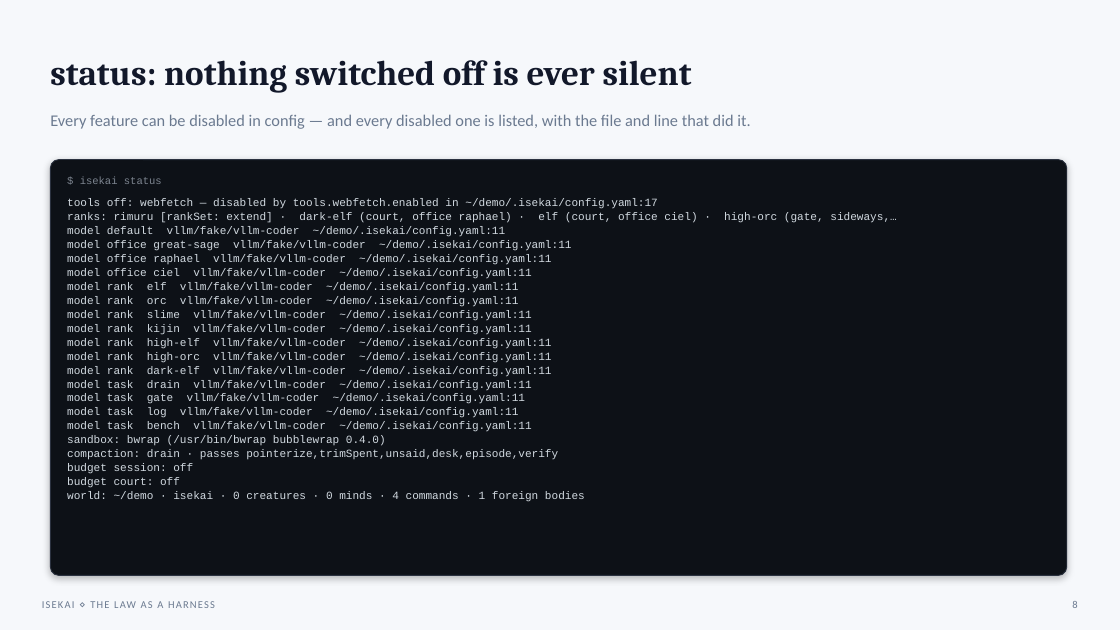
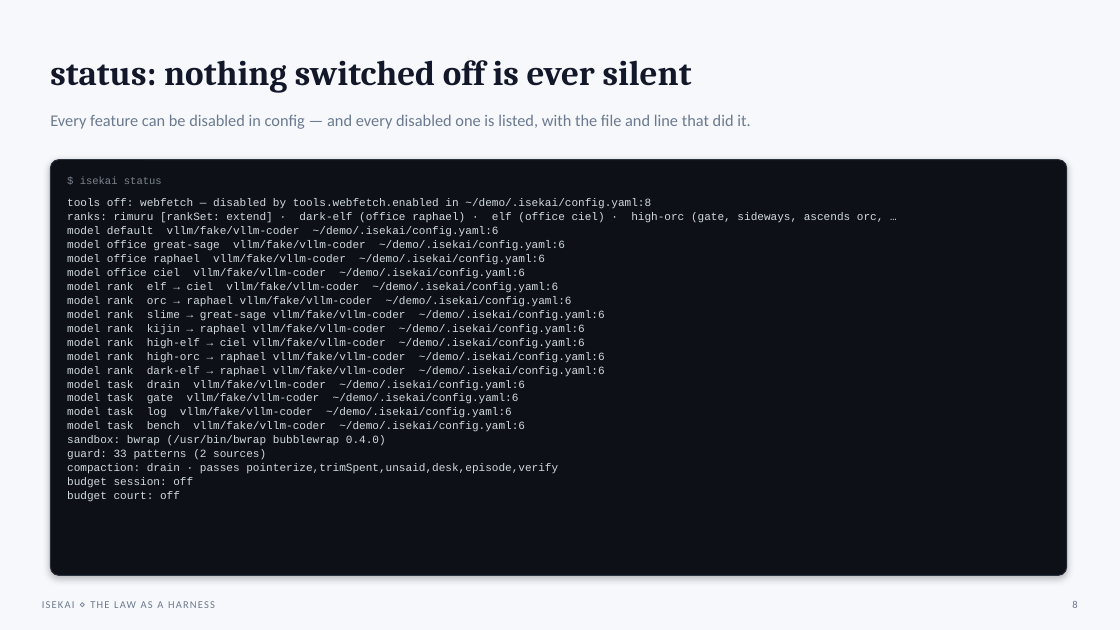
Before and after one commit to Kaginari/isekai, a slide deck: slide 8 of presentations/isekai-binary.pptx. Drawn at 1120x630 pixels with LibreOffice and Linux fonts; fonts in the diff are those of the drawing. Boxes give left, top, right and bottom in pixels: in the first picture for what was removed or moved away, otherwise in the second. Text is boxed around its words. In the diff, an @@ line names an element or a change of style, - is before the commit and + after.

Commit message:
presentations: the decks brought to v0.3.0 — fresh captures, the one-page board, the current CLI and numbers, what v0.2 and v0.3 delivered; the stress-and-value deck in the Slides fonts (Orbitron, Rajdhani, JetBrains Mono); the convention overview maps each tool to its binary command

```diff
--- a/presentations/isekai-binary.pptx
+++ b/presentations/isekai-binary.pptx
@@ text at [67,198,884,432]: text changed @@
-tools off: webfetch — disabled by tools.webfetch.enabled in ~/demo/.isekai/config.yaml:17
-ranks: rimuru [rankSet: extend] · dark-elf (court, office raphael) · elf (court, office ciel) · high-orc (gate, sideways,…
-model default vllm/fake/vllm-coder ~/demo/.isekai/config.yaml:11
-model office great-sage vllm/fake/vllm-coder ~/demo/.isekai/config.yaml:11
-model office raphael vllm/fake/vllm-coder ~/demo/.isekai/config.yaml:11
-model office ciel vllm/fake/vllm-coder ~/demo/.isekai/config.yaml:11
-model rank elf vllm/fake/vllm-coder ~/demo/.isekai/config.yaml:11
-model rank orc vllm/fake/vllm-coder ~/demo/.isekai/config.yaml:11
-model rank slime vllm/fake/vllm-coder ~/demo/.isekai/config.yaml:11
-model rank kijin vllm/fake/vllm-coder ~/demo/.isekai/config.yaml:11
-model rank high-elf vllm/fake/vllm-coder ~/demo/.isekai/config.yaml:11
-model rank high-orc vllm/fake/vllm-coder ~/demo/.isekai/config.yaml:11
-model rank dark-elf vllm/fake/vllm-coder ~/demo/.isekai/config.yaml:11
-model task drain vllm/fake/vllm-coder ~/demo/.isekai/config.yaml:11
-model task gate vllm/fake/vllm-coder ~/demo/.isekai/config.yaml:11
-model task log vllm/fake/vllm-coder ~/demo/.isekai/config.yaml:11
-model task bench vllm/fake/vllm-coder ~/demo/.isekai/config.yaml:11
+tools off: webfetch — disabled by tools.webfetch.enabled in ~/demo/.isekai/config.yaml:8
+ranks: rimuru [rankSet: extend] · dark-elf (office raphael) · elf (office ciel) · high-orc (gate, sideways, ascends orc, …
+model default vllm/fake/vllm-coder ~/demo/.isekai/config.yaml:6
+model office great-sage vllm/fake/vllm-coder ~/demo/.isekai/config.yaml:6
+model office raphael vllm/fake/vllm-coder ~/demo/.isekai/config.yaml:6
+model office ciel vllm/fake/vllm-coder ~/demo/.isekai/config.yaml:6
+model rank elf → ciel vllm/fake/vllm-coder ~/demo/.isekai/config.yaml:6
+model rank orc → raphael vllm/fake/vllm-coder ~/demo/.isekai/config.yaml:6
+model rank slime → great-sage vllm/fake/vllm-coder ~/demo/.isekai/config.yaml:6
+model rank kijin → raphael vllm/fake/vllm-coder ~/demo/.isekai/config.yaml:6
+model rank high-elf → ciel vllm/fake/vllm-coder ~/demo/.isekai/config.yaml:6
+model rank high-orc → raphael vllm/fake/vllm-coder ~/demo/.isekai/config.yaml:6
+model rank dark-elf → raphael vllm/fake/vllm-coder ~/demo/.isekai/config.yaml:6
+model task drain vllm/fake/vllm-coder ~/demo/.isekai/config.yaml:6
+model task gate vllm/fake/vllm-coder ~/demo/.isekai/config.yaml:6
+model task log vllm/fake/vllm-coder ~/demo/.isekai/config.yaml:6
+model task bench vllm/fake/vllm-coder ~/demo/.isekai/config.yaml:6
@@ text at [67,450,266,460]: paragraph added @@
+guard: 33 patterns (2 sources)
@@ text at [67,491,585,502]: paragraph removed @@
-world: ~/demo · isekai · 0 creatures · 0 minds · 4 commands · 1 foreign bodies
```
Also in this commit, not shown: 11 other slides changed, 1 slide added, 1 slide removed, 2 other files.
